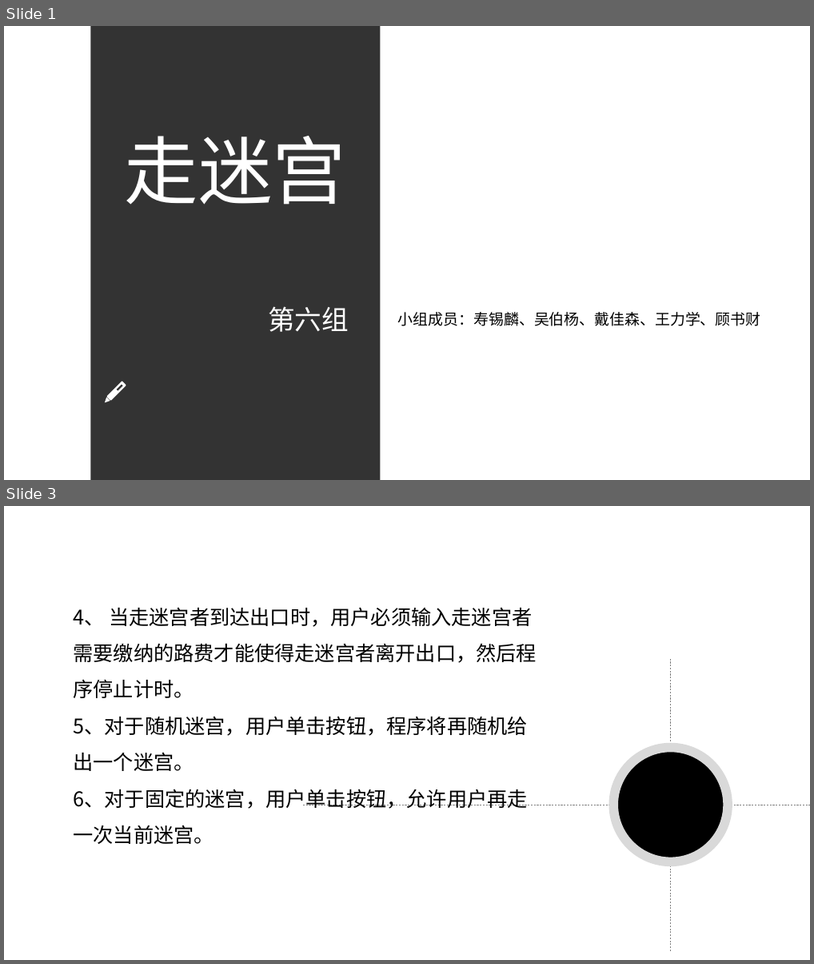
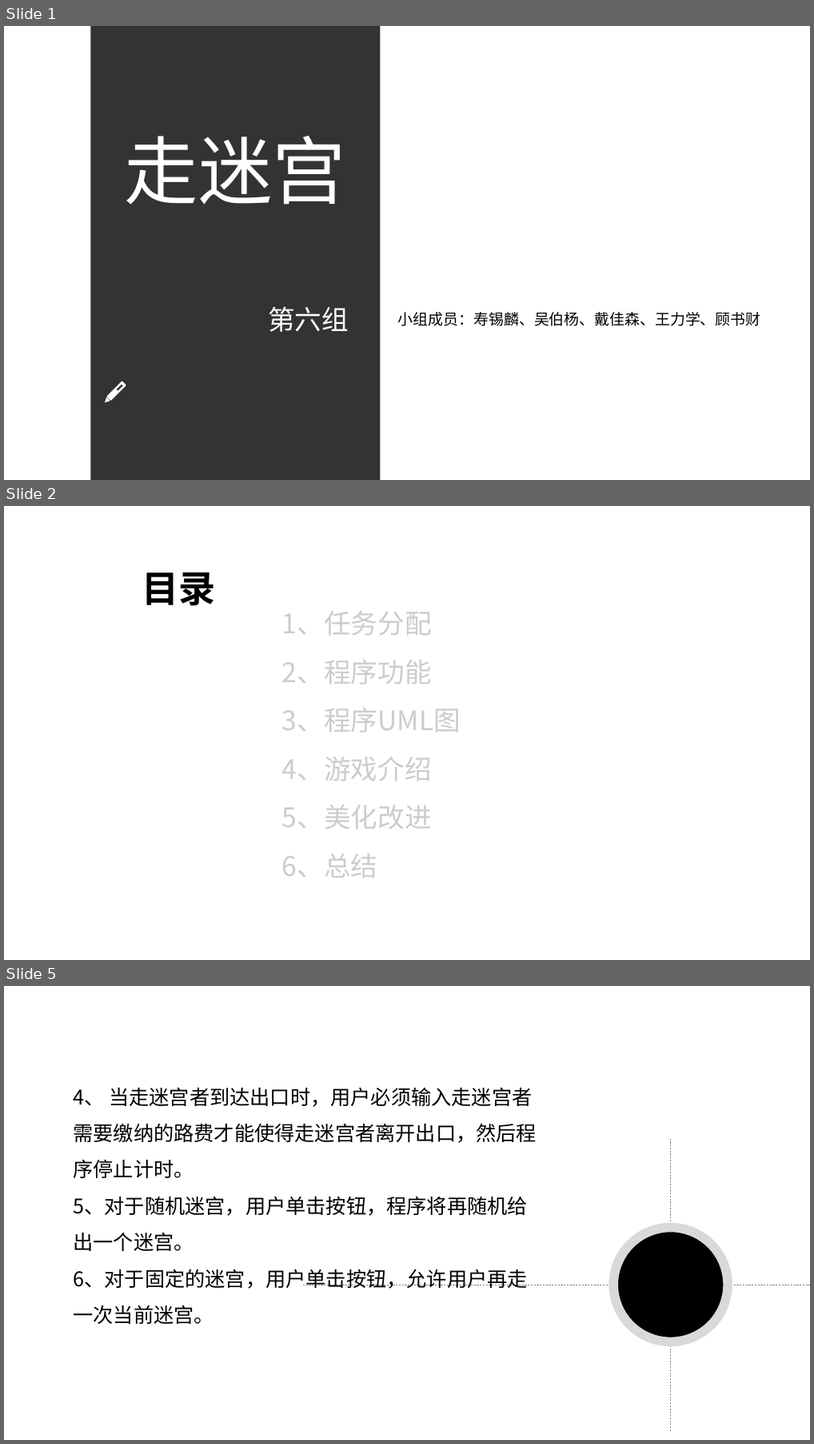
Before and after one commit to sxl888/run-a-maze, a slide deck: 第六组走迷宫答辩ppt.pptx. Shown one above the other, each under a label of ours: slides 1 and 3 before the commit, slides 1, 2 and 5 after it; the slides between them are not shown. The pictures are 814x964 and 814x1444 pixels, drawn with LibreOffice and Linux fonts; fonts in the diff are those of the drawing; background and template pictures are left out. Boxes give left, top, right and bottom in pixels: in the first picture for what was removed or moved away, otherwise in the second. Text is boxed around its words. In the diff, an @@ line names an element or a change of style, - is before the commit and + after.

```diff
--- a/第六组走迷宫答辩ppt.pptx
+++ b/第六组走迷宫答辩ppt.pptx
@@ slide 2 added at box(4, 506, 810, 960), background picture (left out) @@
@@ title added at box(142, 572, 215, 606), 44 pt, text #000000, bold @@
+目录
@@ text added at box(282, 611, 461, 877), 32 pt, text pattern #000000 on #CCCCCC @@
+1、任务分配
+2、程序功能
+3、程序UML图
+4、游戏介绍
+5、美化改进
+6、总结
@@ what was slide 3 is now slide 5 @@
```
Also in this commit, not shown: 5 slides changed, 5 other slides added, 3 slides removed.
